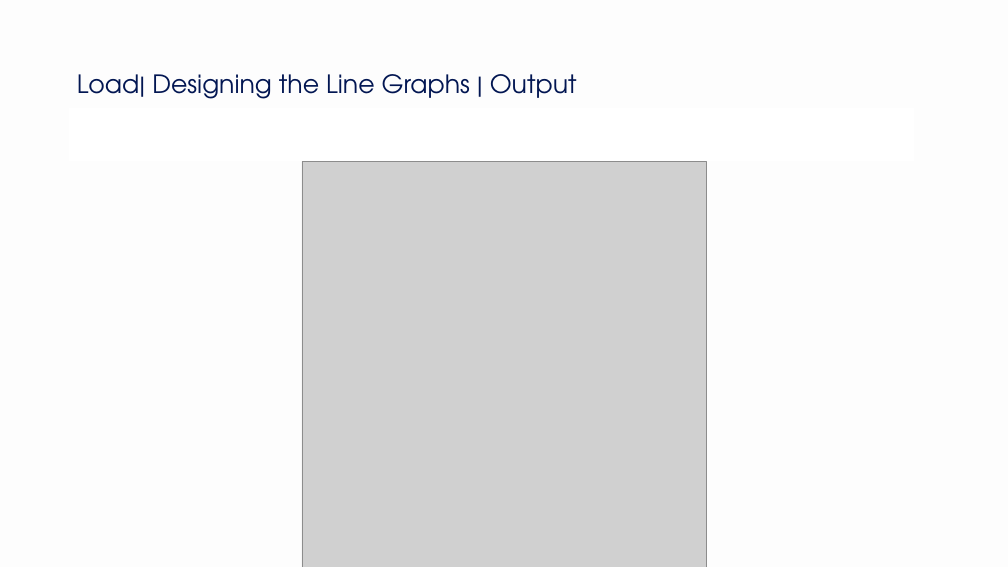
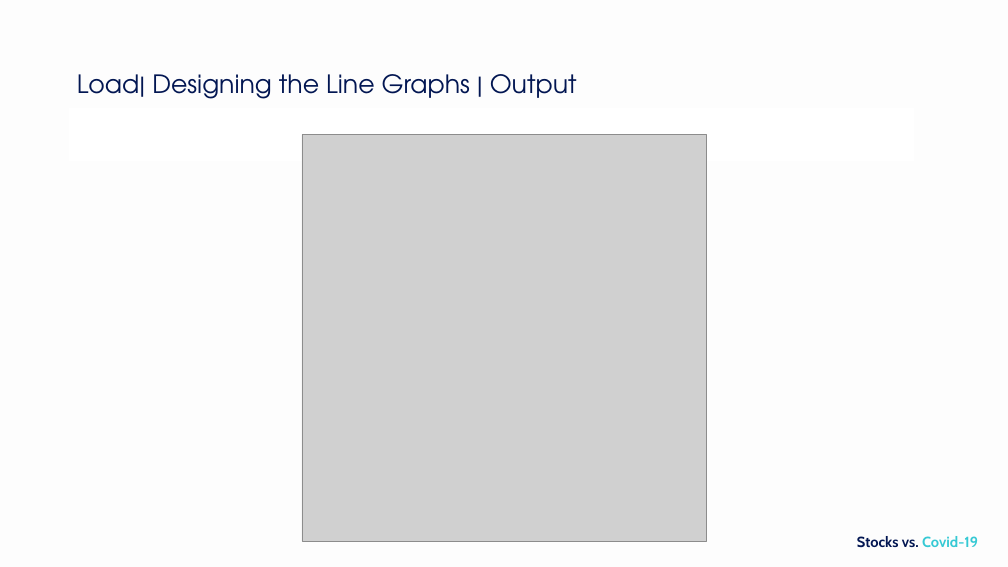
Before and after one commit to NikitaCase/stocks-vs-covid, a slide deck: slide 17 of stocksvscovid/Project 3 V1.pptx (slide 16 before the commit). Drawn at 1008x567 pixels with LibreOffice and Linux fonts; fonts in the diff are those of the drawing; grey boxes stand for pictures; background and template pictures are left out. Boxes give left, top, right and bottom in pixels: in the first picture for what was removed or moved away, otherwise in the second. Text is boxed around its words. In the diff, an @@ line names an element or a change of style, - is before the commit and + after.

```diff
--- a/stocksvscovid/Project 3 V1.pptx
+++ b/stocksvscovid/Project 3 V1.pptx
@@ picture: place and size @@
-picture at <box>302,161,706,567</box>
+picture at <box>302,135,706,541</box>
@@ text added at <box>857,536,978,548</box>, 14 pt, text #021652, bold @@
+Stocks vs. Covid-19
```
Also in this commit, not shown: 17 other slides changed, 1 slide added.
